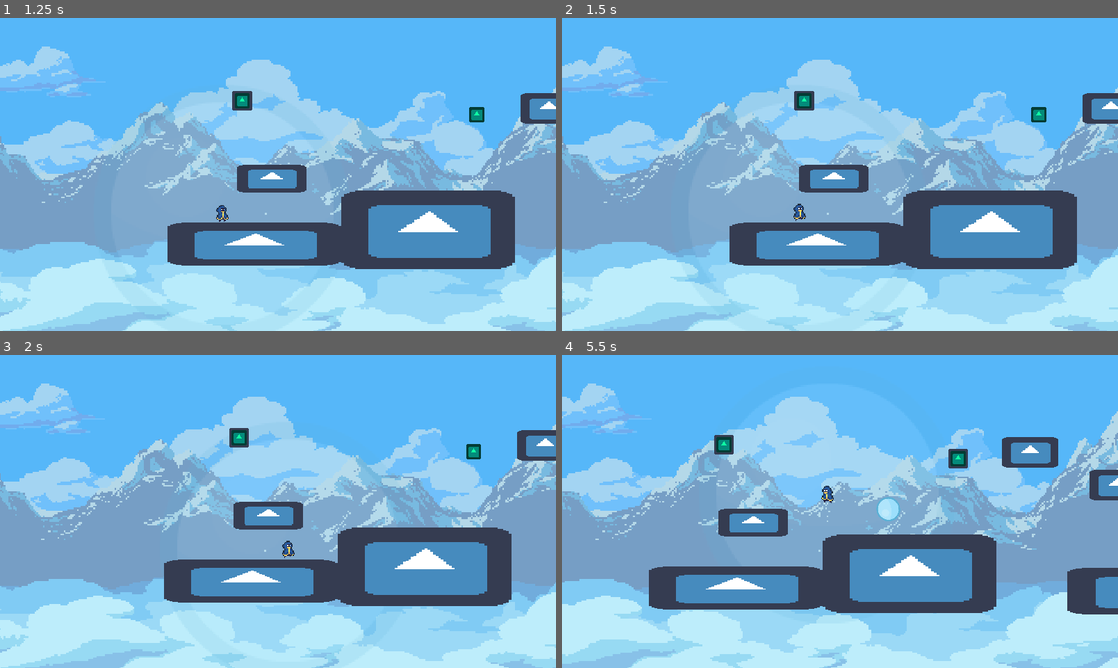
Above: before the commit, frames 1-4 (two rows, left to right).
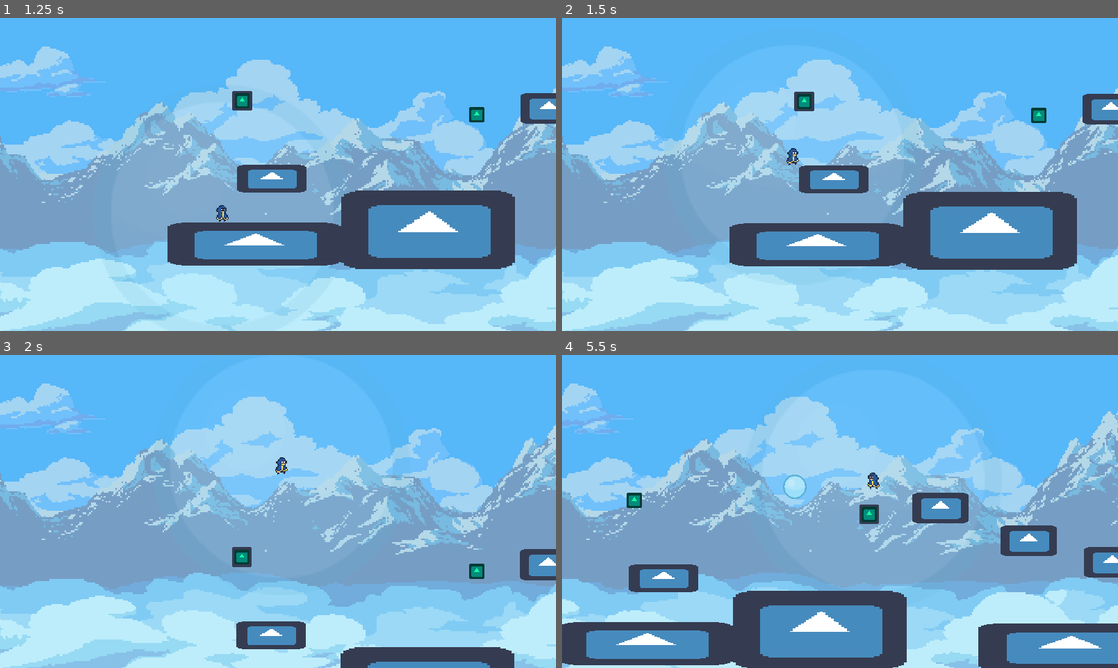
Above: after the commit, the same moments.

Repository: Vicentendistes/Juego-jueg-n-juegazo
Game: Godot game, scene res://ui/main_menu.tscn
Same seed, same stepped clock (60 frames per second), same inputs: the game is played once before the commit and once after it. The engine's default icon, where the game draws it, is replaced by a stand-in: a white triangle on a blue panel in a dark square.
Inputs (mouse positions are in pixels of both pictures, inside the frame that each line leads up to):
- Up to frame 1 (1.25 s): click "Play" at 0.5 s
- Up to frame 2 (1.5 s): move the mouse to (962, 158) at 1.27 s; hold D (move_right) from 1.28 s (still down); tap Shift (attract, bound only after the commit) at 1.35 s
- Up to frame 3 (2 s): keep holding D (move_right); tap Space (jump) at 1.52 s
- Up to frame 4 (5.5 s): move the mouse to (728, 527) at 2.02 s; tap Q (attract, bound only before the commit) at 2.1 s; tap Space (jump) at 2.27, 3.77, 4.52, 5.27 s; move the mouse to (895, 442) at 2.77 s; release D (move_right) at 2.78 s; press the mouse at (895, 442) at 2.78 s; hold A (move_left) 2.78-3.53 s; move the mouse to (812, 574) at 3.52 s; release the mouse at (812, 574) at 3.53 s; hold D (move_right) 3.53-5.03 s; tap Ctrl (push, bound only after the commit) at 3.6 s; move the mouse to (1006, 558) at 4.27 s; tap E (push, bound only before the commit) at 4.35 s; move the mouse to (673, 464) at 5.02 s; hold A (move_left) from 5.03 s (still down); tap Shift (attract, bound only after the commit) at 5.1 s

Frame 1 is identical in both runs. In frame 2, 1.1% of the frame differs, in the area x 30-100%, y 23-81%; in frame 3, 20%; in frame 4, 43%, in the area x 0-100%, y 9-100%.

Commit message:
juego para tomas

Diff:
--- a/project.godot
+++ b/project.godot
@@ -86,13 +86,13 @@
 }
 attract={
 "deadzone": 0.5,
-"events": [ Object(InputEventKey,"resource_local_to_scene":false,"resource_name":"","device":0,"alt":false,"shift":false,"control":false,"meta":false,"command":false,"pressed":false,"scancode":0,"physical_scancode":81,"unicode":0,"echo":false,"script":null)
+"events": [ Object(InputEventKey,"resource_local_to_scene":false,"resource_name":"","device":0,"alt":false,"shift":false,"control":false,"meta":false,"command":false,"pressed":false,"scancode":0,"physical_scancode":16777237,"unicode":0,"echo":false,"script":null)
 , Object(InputEventJoypadButton,"resource_local_to_scene":false,"resource_name":"","device":0,"button_index":5,"pressure":0.0,"pressed":false,"script":null)
  ]
 }
 push={
 "deadzone": 0.5,
-"events": [ Object(InputEventKey,"resource_local_to_scene":false,"resource_name":"","device":0,"alt":false,"shift":false,"control":false,"meta":false,"command":false,"pressed":false,"scancode":0,"physical_scancode":69,"unicode":0,"echo":false,"script":null)
+"events": [ Object(InputEventKey,"resource_local_to_scene":false,"resource_name":"","device":0,"alt":false,"shift":false,"control":false,"meta":false,"command":false,"pressed":false,"scancode":0,"physical_scancode":16777238,"unicode":0,"echo":false,"script":null)
 , Object(InputEventJoypadButton,"resource_local_to_scene":false,"resource_name":"","device":0,"button_index":4,"pressure":0.0,"pressed":false,"script":null)
  ]
 }
Not shown, added: Juego juegón juegazo_demo2.exe
Not shown, added: builds/Juego juegón juegazo_demo2.exe
